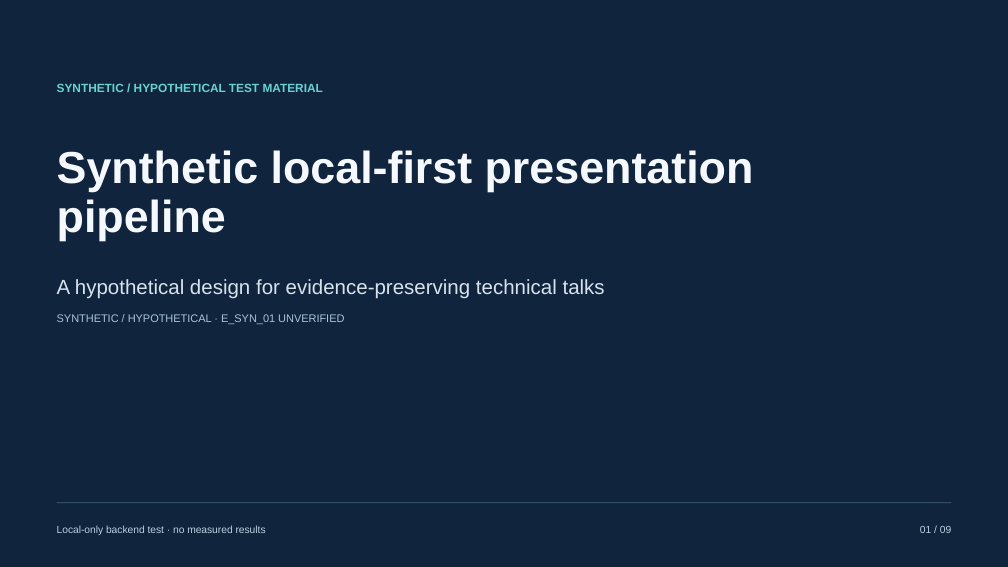
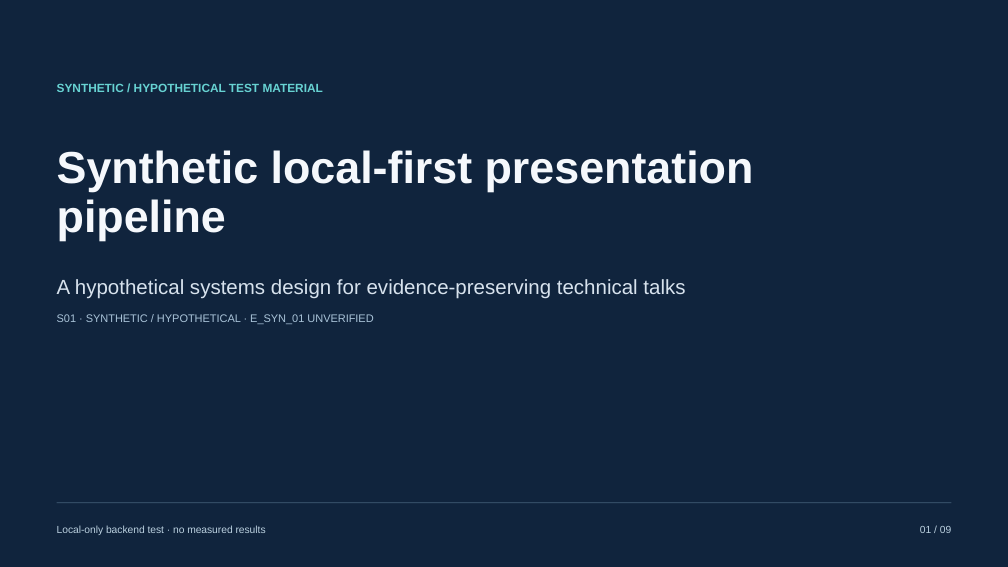
Before and after one commit to georgeorange-crypto/AIAutoSlides-Making, a slide deck: slide 1 of artifacts/open-source-bakeoff/pptagent/answer.pptx. Drawn at 1008x567 pixels with LibreOffice and Linux fonts; fonts in the diff are those of the drawing. Boxes give left, top, right and bottom in pixels: in the first picture for what was removed or moved away, otherwise in the second. Text is boxed around its words. In the diff, an @@ line names an element or a change of style, - is before the commit and + after.

```diff
--- a/artifacts/open-source-bakeoff/pptagent/answer.pptx
+++ b/artifacts/open-source-bakeoff/pptagent/answer.pptx
@@ text at (x1=57, y1=279, x2=685, y2=299): text changed @@
-A hypothetical design for evidence-preserving technical talks
+A hypothetical systems design for evidence-preserving technical talks
@@ text at (x1=57, y1=314, x2=373, y2=324): text changed @@
-SYNTHETIC / HYPOTHETICAL · E_SYN_01 UNVERIFIED
+S01 · SYNTHETIC / HYPOTHETICAL · E_SYN_01 UNVERIFIED
```
Also in this commit, not shown: 8 other slides changed, 41 other files.
